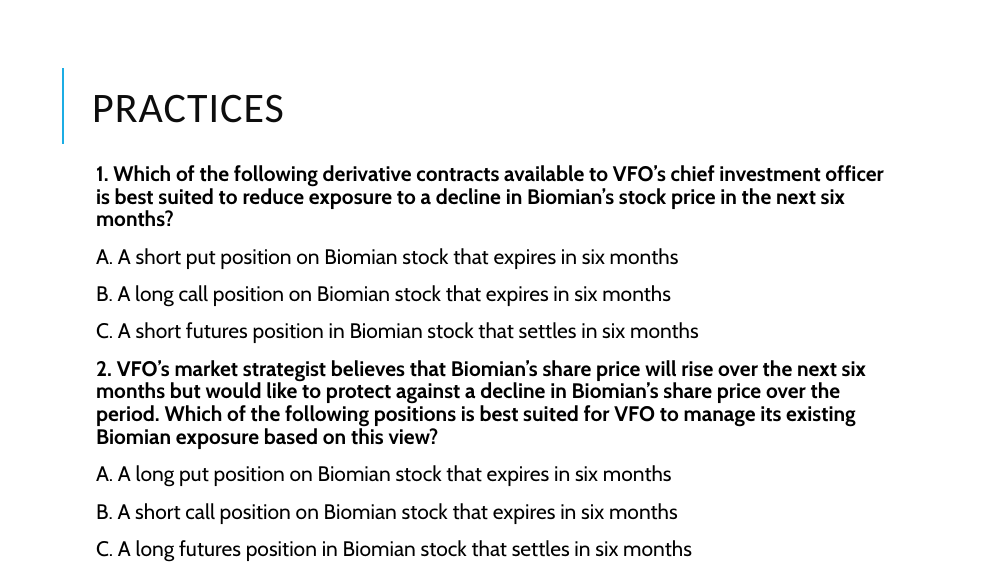
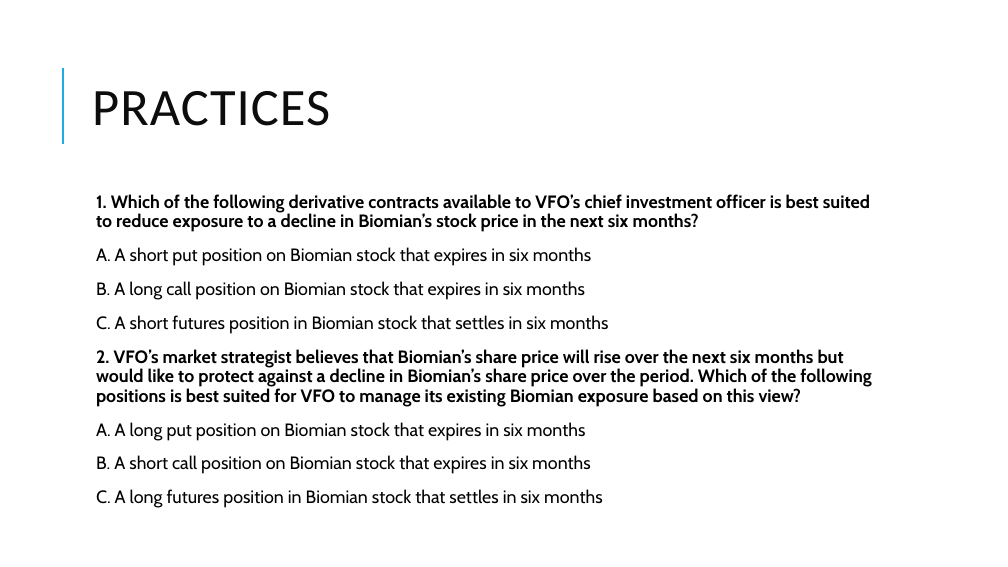
Before and after one commit to Isco0530/data, a slide deck: slide 42 of Derivatives.pptx. Drawn at 1008x567 pixels with LibreOffice and Linux fonts; fonts in the diff are those of the drawing; background and template pictures are left out. Boxes give left, top, right and bottom in pixels: in the first picture for what was removed or moved away, otherwise in the second. Text is boxed around its words. In the diff, an @@ line names an element or a change of style, - is before the commit and + after.

```diff
--- a/Derivatives.pptx
+++ b/Derivatives.pptx
@@ title "PRACTICES" at box(92, 91, 330, 126): size 40 to 50 pt @@
@@ text "1. Which of the following ...": place and size @@
-text "1. Which of the following ..." at box(96, 165, 883, 562)
+text "1. Which of the following ..." at box(96, 194, 871, 508)
@@ text "1. Which of the following ..." at box(96, 194, 871, 508): size 20 to 17 pt @@
```
Also in this commit, not shown: 7 other slides changed.
